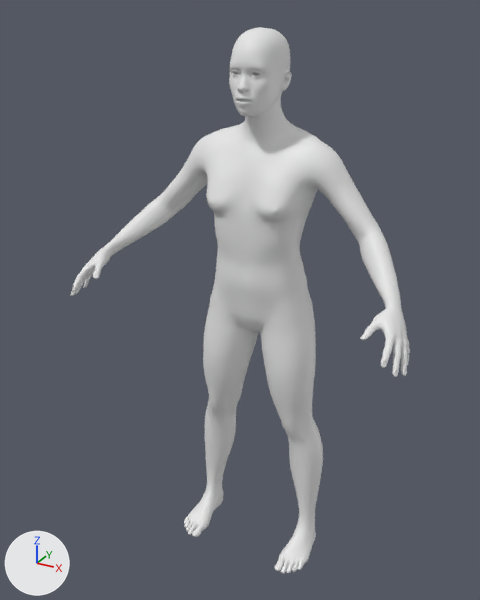
One commit to the glTF model docs/base/oracle-mpfb.glb: the scene before it, then after it.
Both versions are drawn from a camera (50 mm lens) standing at (0.851, -1.709, 1.705) and looking at (-0.033, -0.101, 0.902). Every picture has the same lights, and +X, +Y and +Z are marked at lower left. The first picture is the older version. Vertices at exactly the same position are counted once.

Objects in the first picture: 'Human'.
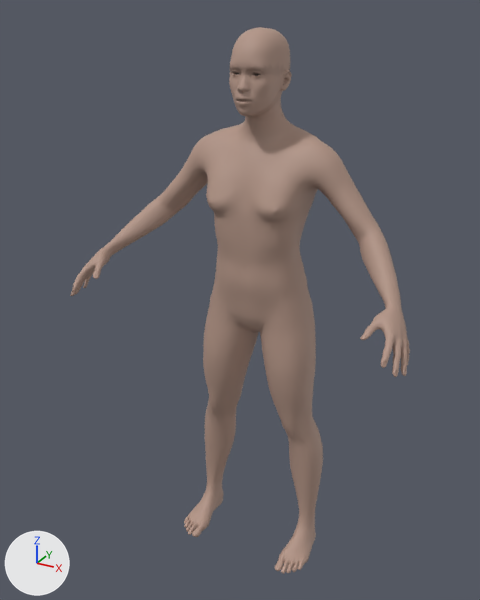
Changed parts and their boxes [x1, y1, x2, y2] in the pictures (480 x 600 px; the box of a moved part takes in the faces that stretch with it):
part 1 of me_base, moved or reshaped
    before: [237, 94, 253, 106]
    after: [235, 93, 254, 106]
part 2 of me_base, recoloured (darker)
    both: [70, 27, 410, 574]

The change, as a diff of the scene's bpy script:
```diff
--- a/docs/base/oracle-mpfb.glb.py
+++ b/docs/base/oracle-mpfb.glb.py
@@ mat_oracleskin @@
+mat_oracleskin = bpy.data.materials.new('OracleSkin')
+# nodes: BsdfPrincipled, Mix, OutputMaterial, VertexColor
+# colours: beige #b39586, mixed with the vertex colours
@@ me_base @@
 # used by ob_human; location = (0.0, 0.0, 0.0)
-me_base.from_pydata(...)  # 13380 vertices, 26756 faces; spans x -0.53..0.53, y -0.33..0.1, z 0.0..1.66
+me_base.from_pydata(...)  # 13403 vertices, 26726 faces; spans x -0.53..0.53, y -0.33..0.1, z 0.0..1.66
+# me_base part 1: 21 vertices moved within x -0.02..0.02, y -0.15..-0.13, z 1.48..1.5; 13 vertices removed from x -0.03..0.03, y -0.15..-0.13, z 1.48..1.5; 36 vertices added at x -0.02..0.02, y -0.15..-0.13, z 1.48..1.49
+# me_base part 2: 26192 faces spanning x -0.53..0.53, y -0.33..0.1, z 0.0..1.66 switch from no material to mat_oracleskin
```
